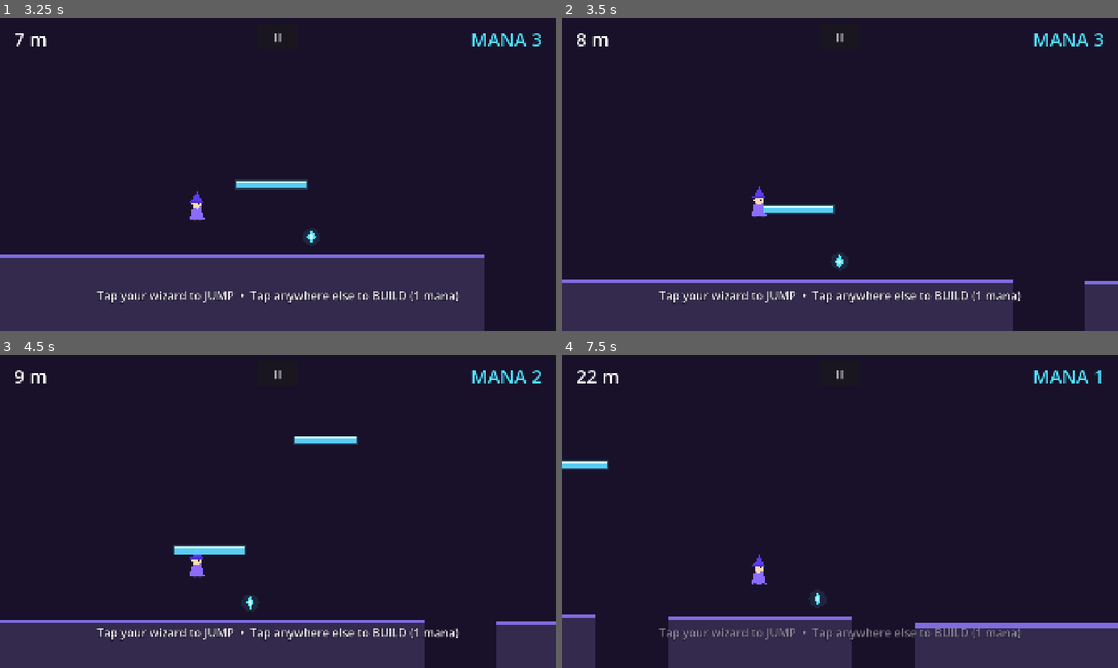
Above: before the commit, frames 1-4 (two rows, left to right).
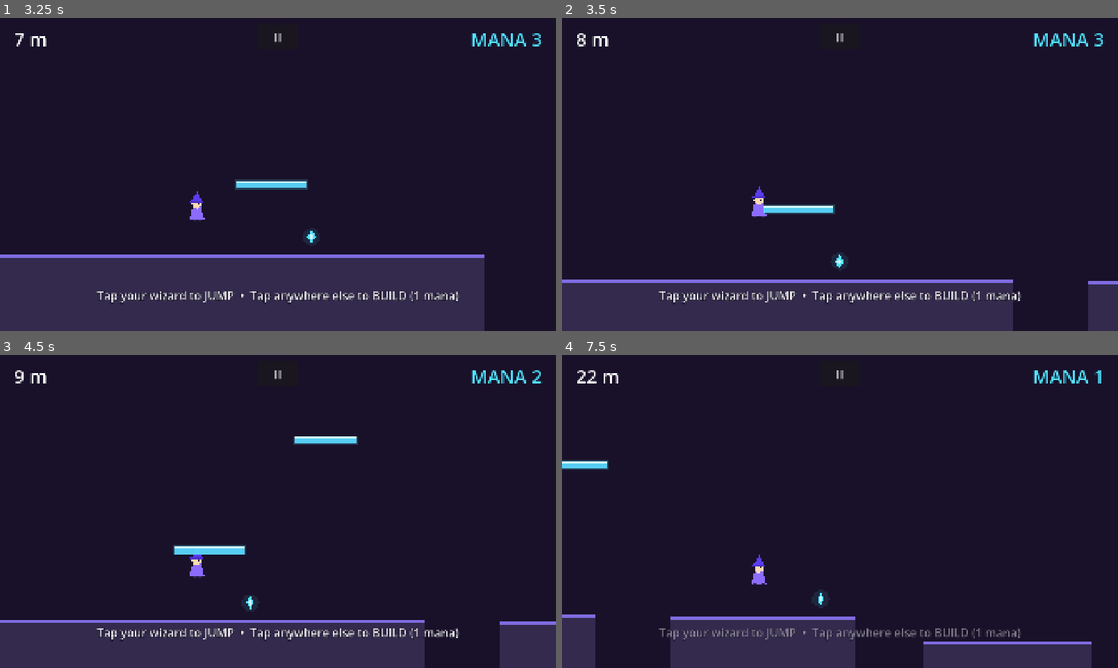
Above: after the commit, the same moments.

Repository: Larper/spellbros_mobile
Game: Godot game, scene res://scenes/main.tscn
Same seed, same stepped clock (60 frames per second), same inputs: the game is played once before the commit and once after it.
Inputs (mouse positions are in pixels of both pictures, inside the frame that each line leads up to):
- Up to frame 1 (3.25 s): click "II" at 0.5 s; tap Enter at 1.25, 2.75 s; move the mouse to (400, 158) at 1.27 s; tap P at 1.35 s; click (400, 158) at 1.42 s; tap Space at 1.52, 3.02 s; click "II" at 2 s; move the mouse to (166, 190) at 2.77 s; tap R at 2.85 s; click (166, 190) at 2.92 s
- Up to frame 2 (3.5 s): no input
- Up to frame 3 (4.5 s): click "II" at 3.5 s; tap Enter at 4.25 s; move the mouse to (333, 442) at 4.27 s; tap P at 4.35 s; click (333, 442) at 4.42 s
- Up to frame 4 (7.5 s): tap Enter at 5, 5.75, 6.5 s; move the mouse to (812, 574) at 5.02 s; tap R at 5.1, 6.6 s; click (812, 574) at 5.17 s; tap Space at 5.27, 6.02, 6.77 s; move the mouse to (1006, 558) at 5.77 s; tap P at 5.85, 7.35 s; click (1006, 558) at 5.92 s; move the mouse to (673, 464) at 6.52 s; click (673, 464) at 6.67 s; move the mouse to (867, 511) at 7.27 s; click (867, 511) at 7.42 s

Frame 1 is identical in both runs. In frame 2, 0.1% of the frame differs, in the area x 94-95%, y 84-100%; in frame 3, less than 0.1%; in frame 4, 2.8%, in the area x 19-100%, y 76-100%.

Commit message:
Keep HARD config B+ "BRUTAL": ramp 1.5/m to 900, phases from 25m, C spice
Compared three pacing configs with the smoke-test probe harness (80 chunks
per band, beatability audit + mana economy + pace metrics on each):

A "AGGRO":  phases 30/60/100/150/220/350/430, ramp 1.1 cap 820, gaps
  .32-.54v, mega .50-.65, dbl-mega .35, enemies .45/.70.
  PASS. 0/640 bad. mana .76-1.06 vs builds .49-.64/chunk. pace .43-.80/s.
B "BRUTAL": phases 25/50/85/110/170/300/380, ramp 1.5 cap 900, gaps
  .34-.56v, mega .55-.70, dbl-mega .45, enemies .55/.80.
  PASS. 0/640 bad. mana .68-1.05 vs builds .53-.61/chunk. pace .42-.85/s.
C "LUDICROUS": phases 20/40/70/90/140/260/340, ramp 2.2 cap 980, gaps
  .36-.58v, mega .60-.75, dbl-mega .55, enemies .65/.90, blobs 280,
  mana .40. FAIL "swarms denser than early enemies": still 0/640
  unbeatable (the speed-scaled gap math holds even at cap 980) but the
  difficulty CURVE degenerates - enemy pressure is so front-loaded at 40 m
  that there is no escalation left by the swarm phase, and the mana margin
  at 80-130 m (0.65 income vs 0.55 builds/chunk) is razor thin while the
  player is still warming up. Fast but flat = worse game, not harder game.

KEPT: B as the base (nearly all of C's intensity, real escalation arc,
economy margin ~.15/chunk everywhere), plus C's late-game-only spice where
it cannot distort the curve: ENEMY_SPEED_MAX 230 -> 260, PLATFORM_LIFE_LATE
2.6 -> 2.4 s. Speed now ramps 110 m -> 900 px/s at ~397 m, hitting the cap
right as the void begins at 380 m. Versus the original game: void arrives
90 m sooner, top speed +15%, ramp +67% steeper, megas ~2.2x more frequent
and chainable, enemies 30 m earlier and up to 2x faster.

Also: swarm-density check now compares enemies per ELIGIBLE chunk (climb
waves carry no enemies; raw counts made the check a coin flip - it failed
2 of 3 runs on RNG). Verified 4/4 consecutive PASS runs after the fix.

Co-Authored-By: Claude Fable 5 <noreply@anthropic.com>

Diff:
--- a/scripts/main.gd
+++ b/scripts/main.gd
@@ -10,15 +10,16 @@
 
 ## ---- HARD-MODE SPEED / PLATFORM TUNING ------------------------------------
 ## Speed ramps from TerrainSpawner.PHASE_SPEED. The spawner sizes all normal
-## gaps as fractions of run_speed_for(d) (max 0.54*v vs the 0.709*v flat jump
+## gaps as fractions of run_speed_for(d) (max 0.56*v vs the 0.709*v flat jump
 ## reach), so ramp and cap can be pushed without creating unjumpable gaps.
+## Ramp 1.5/m from 110 m hits the 900 cap at ~397 m, just before the void.
 const BASE_SPEED := 470.0
-const SPEED_RAMP := 1.1   # px/s gained per meter past PHASE_SPEED
-const SPEED_CAP := 820.0
+const SPEED_RAMP := 1.5   # px/s gained per meter past PHASE_SPEED
+const SPEED_CAP := 900.0
 ## Conjured platforms crumble faster late-game: 4.0 s early, shrinking to
 ## PLATFORM_LIFE_LATE between PLATFORM_DECAY_START..END meters.
 const PLATFORM_LIFE := 4.0
-const PLATFORM_LIFE_LATE := 2.6
+const PLATFORM_LIFE_LATE := 2.4
 const PLATFORM_DECAY_START := 300.0
 const PLATFORM_DECAY_END := 600.0
 const CAMERA_LEAD := 288.0  # keeps the wizard ~35% from the left edge
--- a/scripts/terrain_spawner.gd
+++ b/scripts/terrain_spawner.gd
@@ -17,13 +17,13 @@
 const SPAWN_AHEAD := 2400.0
 const CLEANUP_BEHIND := 1400.0
 
-const PHASE_BUILD := 30.0
-const PHASE_ENEMY := 60.0
-const PHASE_CLIMB := 100.0
-const PHASE_SPEED := 150.0
-const PHASE_SWARM := 220.0
-const PHASE_RICH := 350.0
-const PHASE_VOID := 430.0
+const PHASE_BUILD := 25.0
+const PHASE_ENEMY := 50.0
+const PHASE_CLIMB := 85.0
+const PHASE_SPEED := 110.0
+const PHASE_SWARM := 170.0
+const PHASE_RICH := 300.0
+const PHASE_VOID := 380.0
 
 ## ---- HARD-MODE GAP TUNING -------------------------------------------------
 ## Jump math (Player: GRAVITY 3300, JUMP_VELOCITY -1170):
@@ -33,10 +33,10 @@
 ##     R = 150 -> t = 0.541 s -> reach = 0.541 * v
 ## Normal gaps are sized as FRACTIONS of the live run speed so they stay
 ## jumpable at every point of the speed ramp:
-##   GAP_MAX_FRAC 0.54 < 0.709 flat reach          (24% margin, flat landings)
+##   GAP_MAX_FRAC 0.56 < 0.709 flat reach          (21% margin, flat landings)
 ##   gaps wider than GAP_RISE_FRAC 0.46 never rise (0.46 < 0.541 rising reach)
-const GAP_MIN_FRAC := 0.32
-const GAP_MAX_FRAC := 0.54
+const GAP_MIN_FRAC := 0.34
+const GAP_MAX_FRAC := 0.56
 const GAP_RISE_FRAC := 0.46
 const GAP_MAX_RISE := 150.0
 ## Mega gaps: wider than the 0.709*v flat reach, so they always demand a
@@ -44,16 +44,16 @@
 ## which exceeds MEGA_MAX_FRAC * v for any speed -> always 1-mana solvable.
 const MEGA_MIN_FRAC := 0.85
 const MEGA_MAX_FRAC := 1.45
-const MEGA_CHANCE_BASE := 0.5
-const MEGA_CHANCE_MAX := 0.65
-const DOUBLE_MEGA_CHANCE := 0.35  # from PHASE_SWARM a mega can chain a second
-
-const ENEMY_CHANCE := 0.45
-const SWARM_CHANCE := 0.7
-const SWARM_DOUBLE := 0.6
+const MEGA_CHANCE_BASE := 0.55
+const MEGA_CHANCE_MAX := 0.7
+const DOUBLE_MEGA_CHANCE := 0.45  # from PHASE_SWARM a mega can chain a second
+
+const ENEMY_CHANCE := 0.55
+const SWARM_CHANCE := 0.8
+const SWARM_DOUBLE := 0.7
 const ENEMY_MIN_W := 420.0
 const ENEMY_SPEED_BASE := 130.0
-const ENEMY_SPEED_MAX := 230.0    # blobs patrol faster from PHASE_SWARM on
+const ENEMY_SPEED_MAX := 260.0    # blobs patrol faster from PHASE_SWARM on
 const ENEMY_SPEED_RAMP_END := 500.0
 
 const CLIMB_CHANCE := 0.3
--- a/tests/smoke_test.gd
+++ b/tests/smoke_test.gd
@@ -132,8 +132,10 @@
 	_check(mid["enemies"] > 0 and mid["climbs"] == 0, "enemies live before climbs")
 	var climbb := _probe(TerrainSpawner.PHASE_CLIMB + 30.0, 80)
 	_check(climbb["climbs"] > 0 and climbb["min_top"] < 650.0, "climb waves live")
+	# compare enemies per ELIGIBLE chunk (climb waves carry no enemies and
+	# would dilute a raw count into a coin flip)
 	var swarm := _probe(TerrainSpawner.PHASE_SWARM + 60.0, 80)
-	_check(swarm["enemies"] > mid["enemies"], "swarms denser than early enemies")
+	_check(swarm["enemy_rate"] > mid["enemy_rate"], "swarms denser than early enemies")
 	var voidb := _probe(TerrainSpawner.PHASE_VOID + 120.0, 80)
 	_check(voidb["voids"] > 20 and voidb["mega"] == 0 and voidb["enemies"] == 0, "void endgame")
 
@@ -151,10 +153,12 @@
 	main.spawner.last_top_y = TerrainSpawner.START_GROUND_Y
 	var stats := {"mega": 0, "enemies": 0, "max_entities": 0, "climbs": 0,
 			"voids": 0, "pillars": 0, "min_top": 9999.0, "bad": 0,
-			"mana": 0.0, "builds": 0.0, "pace": 0.0, "gap_ratio": 0.0}
+			"mana": 0.0, "builds": 0.0, "pace": 0.0, "gap_ratio": 0.0,
+			"enemy_rate": 0.0}
 	var span := 0.0
 	var ratio_sum := 0.0
 	var ratio_n := 0
+	var eligible := 0
 	for i in range(n):
 		# pin the spawn cursor so every sampled chunk sits at exactly d meters
 		main.spawner.next_x = d * 100.0 + main.start_x
@@ -171,6 +175,8 @@
 		if s["pillar"]:
 			stats["pillars"] += 1
 		stats["min_top"] = minf(stats["min_top"], s["top_y"])
+		if s["climb"] == 0 and not s["void"] and not s["pillar"]:
+			eligible += 1
 		span += s["gap"] + s["width"]
 		stats["mana"] += float(s["entities"] - s["enemies"])
 		# --- beatability audit ---
@@ -198,4 +204,5 @@
 	stats["gap_ratio"] = ratio_sum / maxf(float(ratio_n), 1.0)
 	stats["mana"] = stats["mana"] / float(n)
 	stats["builds"] = stats["builds"] / float(n)
+	stats["enemy_rate"] = float(stats["enemies"]) / maxf(float(eligible), 1.0)
 	return stats
